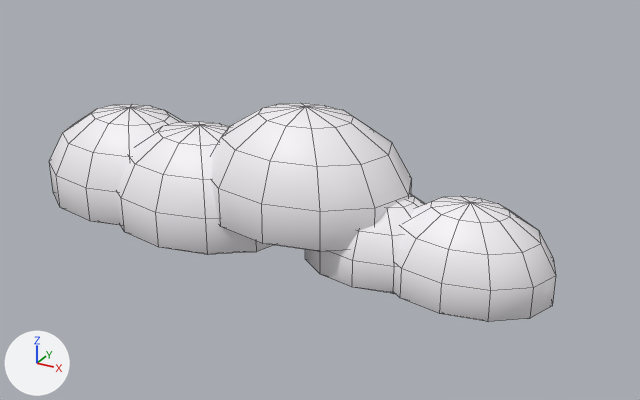
The FBX model Assets/Art/Models/Environment/Sky/Cloud_01.fbx: old version first, new version second.
Camera for both pictures: a 50 mm lens placed at (4.69, -7.78, 4.48), pointed at (0.34, 0.13, 0.53). Arrows for +X, +Y and +Z are at lower left; the lights stay in place. The picture after the commit comes second. Mesh edges are drawn as thin lines. Where no turn or scale is listed for an object, it has been applied to the vertices.

The first picture shows 'Cloud_01'.
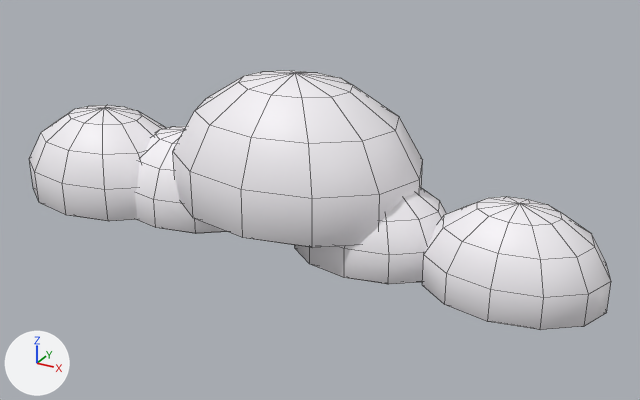
What the commit changed:
me_cloud_01 is used by ob_cloud_01; location (0.0, 0.0, 0.0).
me_cloud_01 had 370 vertices, 420 faces and spanned x -3.35..3.06, y -0.98..0.9, z 0.0..1.65.
me_cloud_01 now has 370 vertices, 420 faces and spans x -3.67..3.55, y -0.96..1.24, z 0.0..1.93.
me_cloud_01 part 1: the loose piece of 74 vertices spanning x -3.35..-1.05, y -0.82..0.9, z 0.0..1.24 is scaled about its middle by 0.956, then moved by (-0.37, -0.04, -0.03).
me_cloud_01 part 2: the loose piece of 74 vertices spanning x -2.23..0.08, y -0.98..0.75, z 0.0..1.24 is scaled about its middle by 0.848, then moved by (-0.36, 0.27, -0.09).
me_cloud_01 part 3: the loose piece of 74 vertices spanning x -0.94..1.47, y -0.94..0.86, z 0.35..1.65 is scaled about its middle by 1.22, then moved by (-0.23, 0.18, 0.14).
me_cloud_01 part 4: the loose piece of 74 vertices spanning x 0.35..2.02, y -0.71..0.54, z 0.0..0.9 is scaled about its middle by 1.09, then moved by (-0.16, 0.19, 0.04).
me_cloud_01 part 5: the loose piece of 74 vertices spanning x 1.25..3.06, y -0.78..0.58, z 0.0..0.98 is scaled about its middle by 1.04, then moved by (0.45, 0.11, 0.02).

Boxes (x1, y1, x2, y2) around the edits, measured in the pictures (640 x 400 px; the box of a moved part takes in the faces that stretch with it):
'Cloud_01', reshaped (15% wider, 19% taller)
    before: (49, 103, 556, 322)
    after: (29, 70, 611, 330)
part 1 of me_cloud_01, moved or reshaped
    before: (49, 104, 184, 226)
    after: (29, 105, 166, 221)
part 2 of me_cloud_01, moved or reshaped
    before: (117, 121, 273, 255)
    after: (135, 126, 227, 234)
part 3 of me_cloud_01, moved or reshaped
    before: (211, 103, 412, 252)
    after: (173, 70, 423, 248)
part 4 of me_cloud_01, moved or reshaped
    before: (305, 194, 425, 294)
    after: (295, 188, 447, 284)
part 5 of me_cloud_01, moved or reshaped
    before: (395, 196, 556, 322)
    after: (422, 196, 611, 330)
